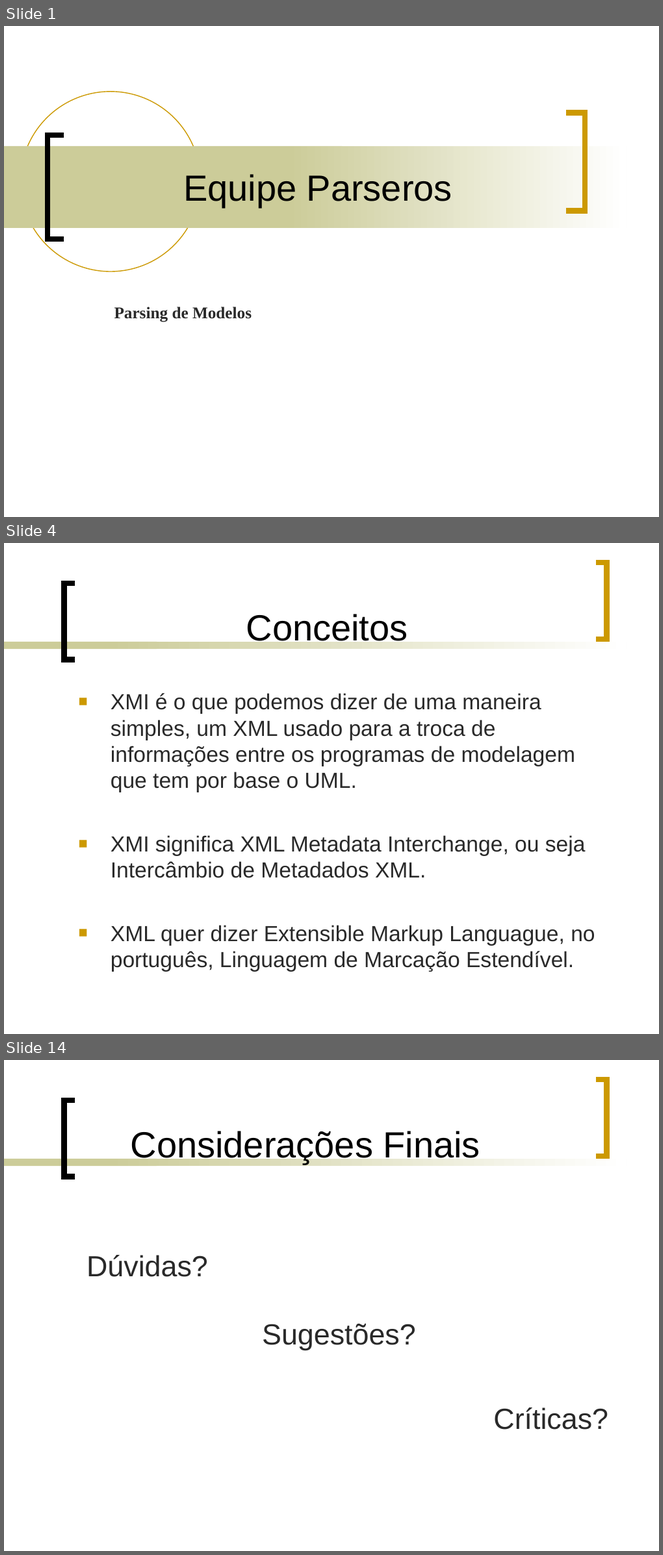
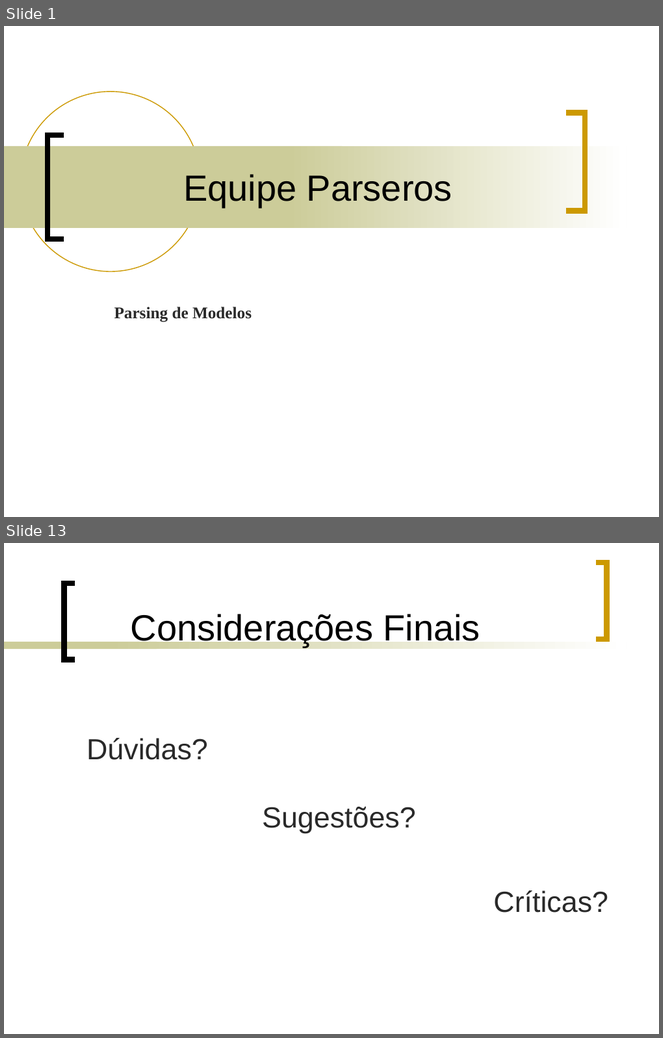
Before and after one commit to ms-uerj/conversoruml, a slide deck: apresentação/Equipe Parseros.ppt. Shown one above the other, each under a label of ours: slides 1, 4 and 14 before the commit, slides 1 and 13 after it; the slides between them are not shown. The pictures are 663x1555 and 663x1038 pixels, drawn with LibreOffice and Linux fonts; fonts in the diff are those of the drawing. Boxes give left, top, right and bottom in pixels: in the first picture for what was removed or moved away, otherwise in the second. Text is boxed around its words. In the diff, an @@ line names an element or a change of style, - is before the commit and + after.

Commit message:
Apresentação atualizada para o 3º seminário.

```diff
--- a/apresentação/Equipe Parseros.ppt
+++ b/apresentação/Equipe Parseros.ppt
@@ slide 4 removed at bbox=[4, 543, 659, 1034], background #FFFFFF; not listed: 4 template elements that a slide beside it also shows @@
@@ title removed at bbox=[246, 614, 408, 646] @@
-Conceitos
@@ text removed at bbox=[111, 693, 595, 972] @@
-■ XMI é o que podemos dizer de uma maneira simples, um XML usado para a troca de informações entre os programas de modelagem que tem por base o UML.
-■ XMI significa XML Metadata Interchange, ou seja Intercâmbio de Metadados XML.
-■ XML quer dizer Extensible Markup Languague, no português, Linguagem de Marcação Estendível.
@@ what was slide 14 is now slide 13 @@
```
Also in this commit, not shown: 7 slides changed, 4 slides added, 4 other slides removed.
